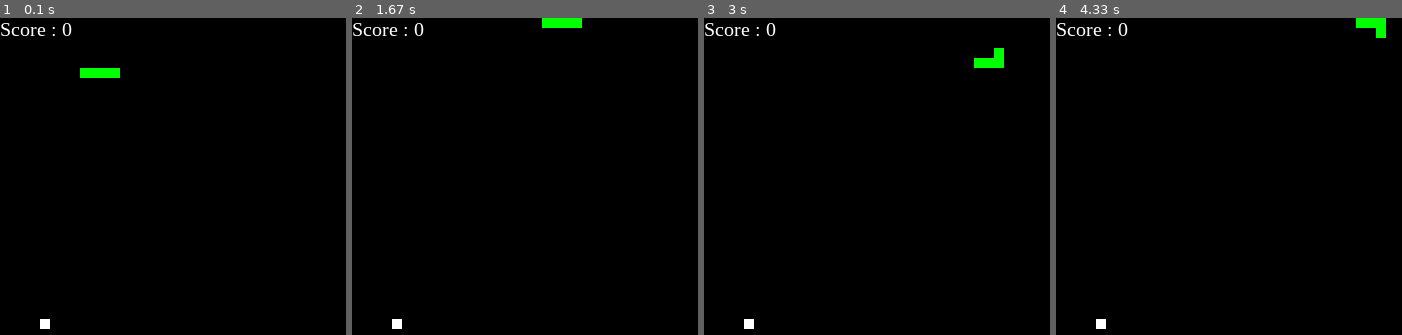
Above: before the commit, frames 1-4 (left to right).
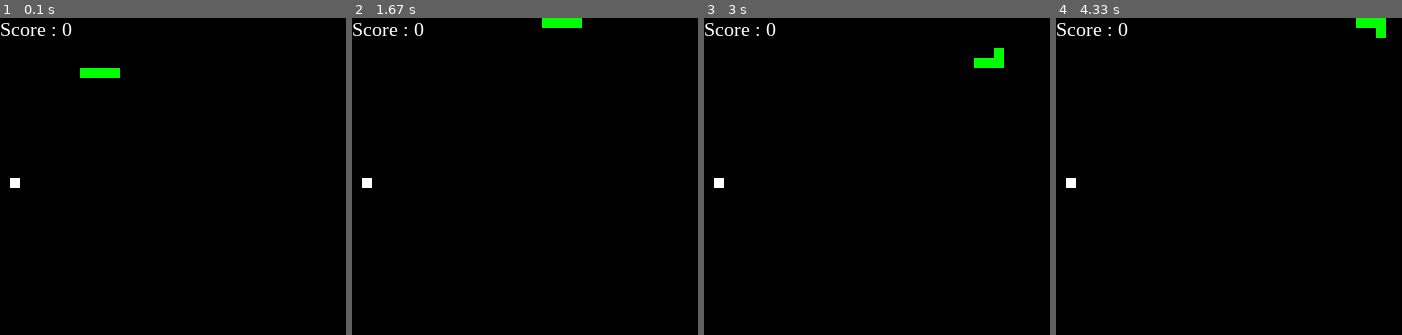
Above: after the commit, the same moments.

Repository: DragosNH/Snake-pygame
Game: pygame game, started from main.py
The game is run twice, just before and just after one commit, with the same random seed, the same clock (stepped at 60 frames per second) and the same inputs.
Inputs:
- Up to frame 1 (0.1 s): no input
- Up to frame 2 (1.67 s): hold Up 0.83-1.3 s; hold Right from 1.33 s (still down)
- Up to frame 3 (3 s): release Right at 1.8 s; hold Down 2.4-2.7 s; hold Left from 2.73 s (still down)
- Up to frame 4 (4.33 s): release Left at 3.13 s; hold Up 3.17-3.53 s; hold Right 3.57-4.2 s; hold Down from 4.23 s (still down)

The runs differ from the first frame. In frame 1, 0.2% of the frame differs, in the area x 2-15%, y 50-99%; in frame 2, 0.2%; in frame 3, 0.2%; in frame 4, 0.2%.

Commit message:
small debug

Diff:
--- a/main.py
+++ b/main.py
@@ -26,16 +26,15 @@
 snake_position = [100, 50]
 
 # Initial snake body
-snake_body = [
-        [100, 50],
-        [90, 50],
-        [80,50],
-        [70,50]
-    ]
+snake_body = [[100, 50],
+              [90, 50],
+              [80, 50],
+              [70, 50]
+              ]
+# fruit position
+fruit_position = [random.randrange(1, (window_x//10)) * 10,
+                  random.randrange(1, (window_y//10)) * 10]
 
-# Fruit position
-fruit_position = [random.randrange(1, (window_x//10) * 10),
-                  random.randrange(1, (window_y//10) * 10)]
 fruit_spawn = True
 
 # Default snake direction
@@ -118,7 +117,7 @@
 
     if not fruit_spawn:
         fruit_position = [random.randrange(1, (window_x//10)) * 10,
-                          random.randrange(1, (widnow_y//10)) * 10]
+                          random.randrange(1, (window_y//10)) * 10]
 
     fruit_spawn = True
     game_window.fill(black)
